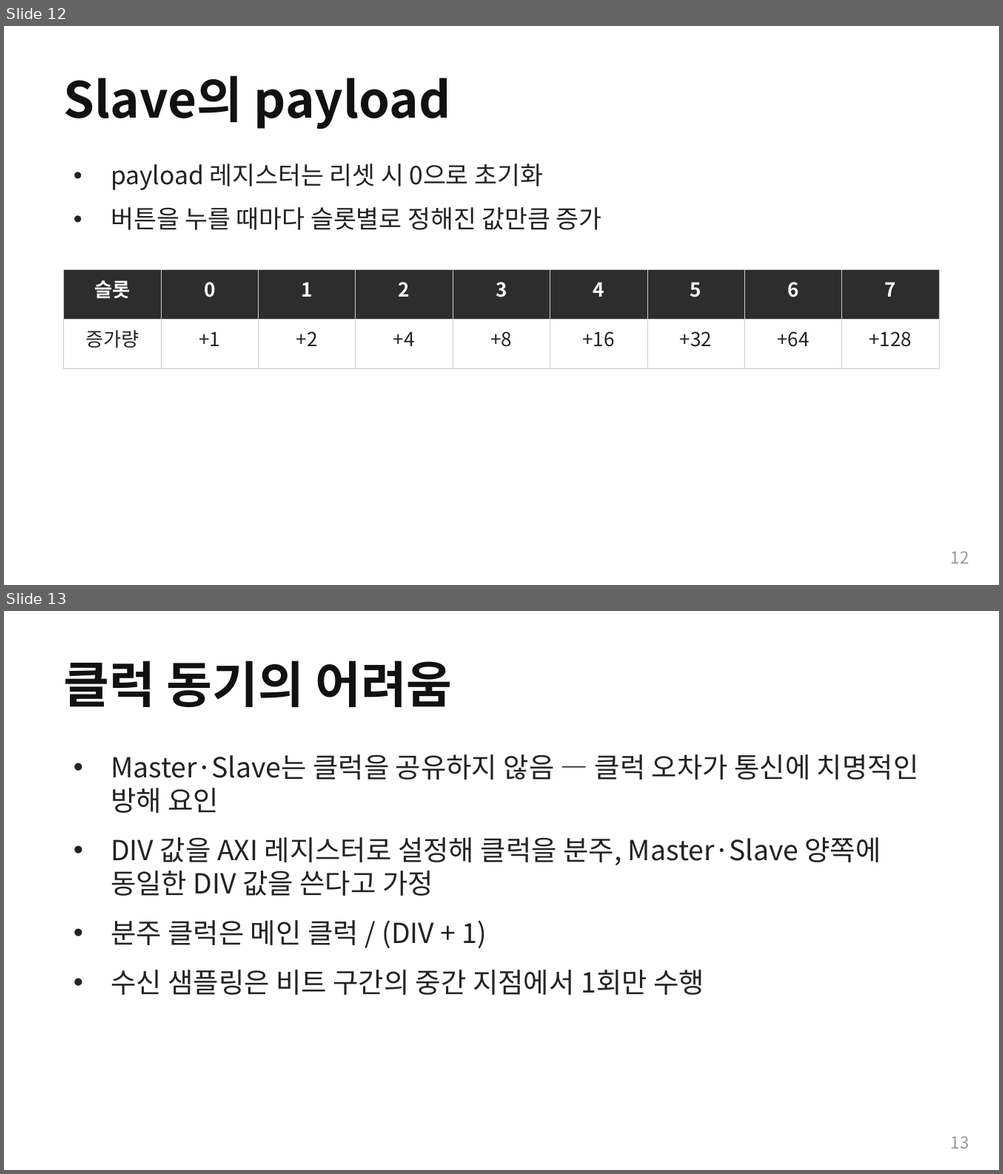
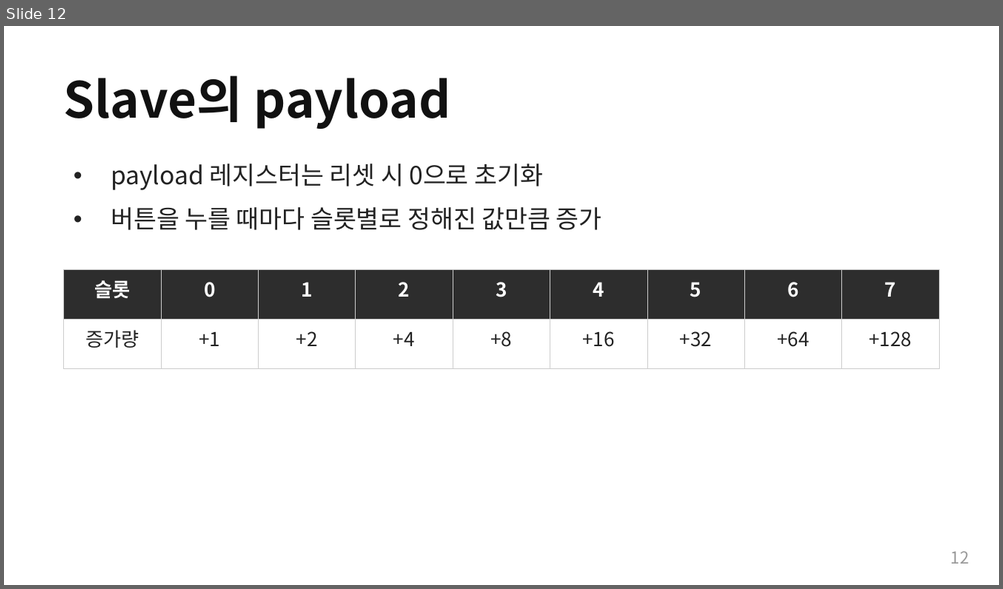
Before and after one commit to Woodong02/SoC_Design_and_Programming, a slide deck: section3_block_diagrams.pptx. Shown one above the other, each under a label of ours: slides 12 and 13 before the commit, slide 12 after it. The pictures are 1003x1174 and 1003x589 pixels, drawn with LibreOffice and Linux fonts; fonts in the diff are those of the drawing. Boxes give left, top, right and bottom in pixels: in the first picture for what was removed or moved away, otherwise in the second. Text is boxed around its words. In the diff, an @@ line names an element or a change of style, - is before the commit and + after.

```diff
--- a/section3_block_diagrams.pptx
+++ b/section3_block_diagrams.pptx
@@ slide 13 removed at [4, 611, 999, 1170], background #FFFFFF @@
@@ text removed at [64, 661, 452, 707] @@
-클럭 동기의 어려움
@@ text removed at [111, 755, 919, 995] @@
-• Master·Slave는 클럭을 공유하지 않음 — 클럭 오차가 통신에 치명적인 방해 요인
-• DIV 값을 AXI 레지스터로 설정해 클럭을 분주, Master·Slave 양쪽에 동일한 DIV 값을 쓴다고 가정
-• 분주 클럭은 메인 클럭 / (DIV + 1)
-• 수신 샘플링은 비트 구간의 중간 지점에서 1회만 수행
@@ text removed at [950, 1136, 969, 1149] @@
-13
```
Also in this commit, not shown: 3 slides changed, 4 other files.
